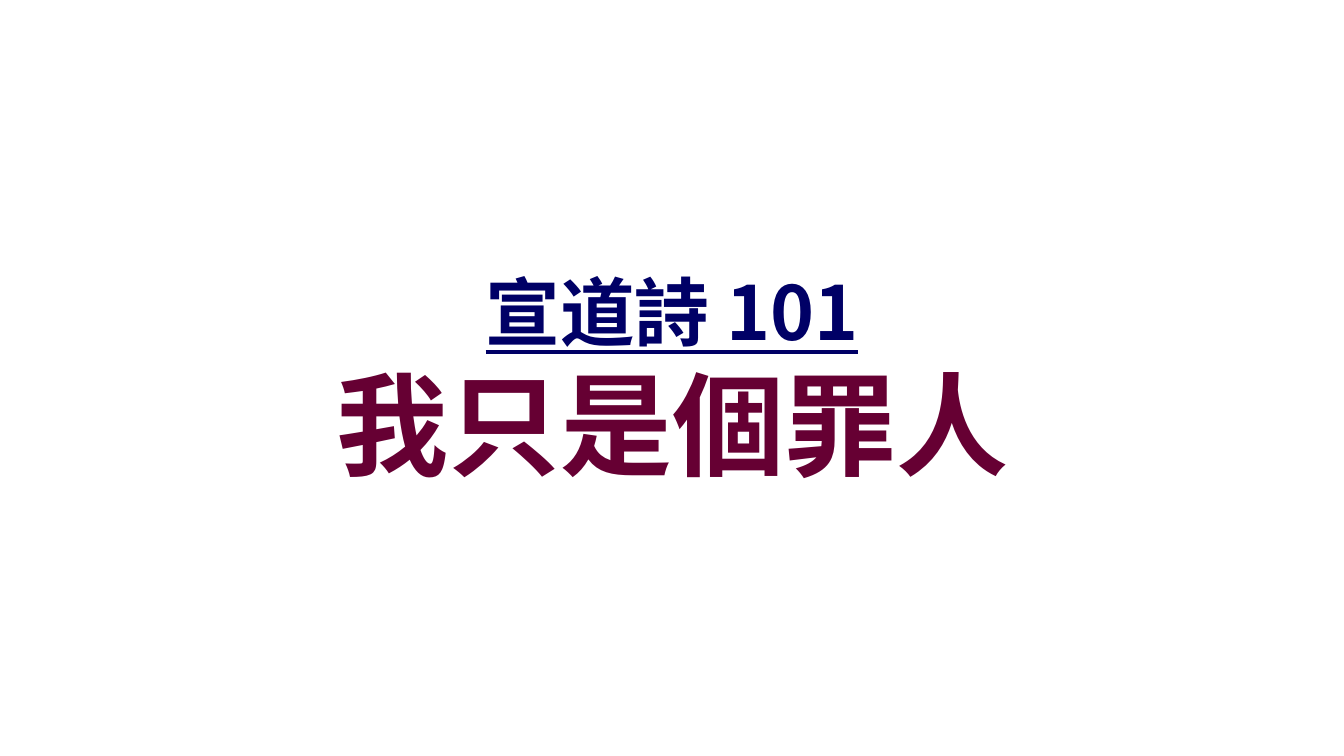
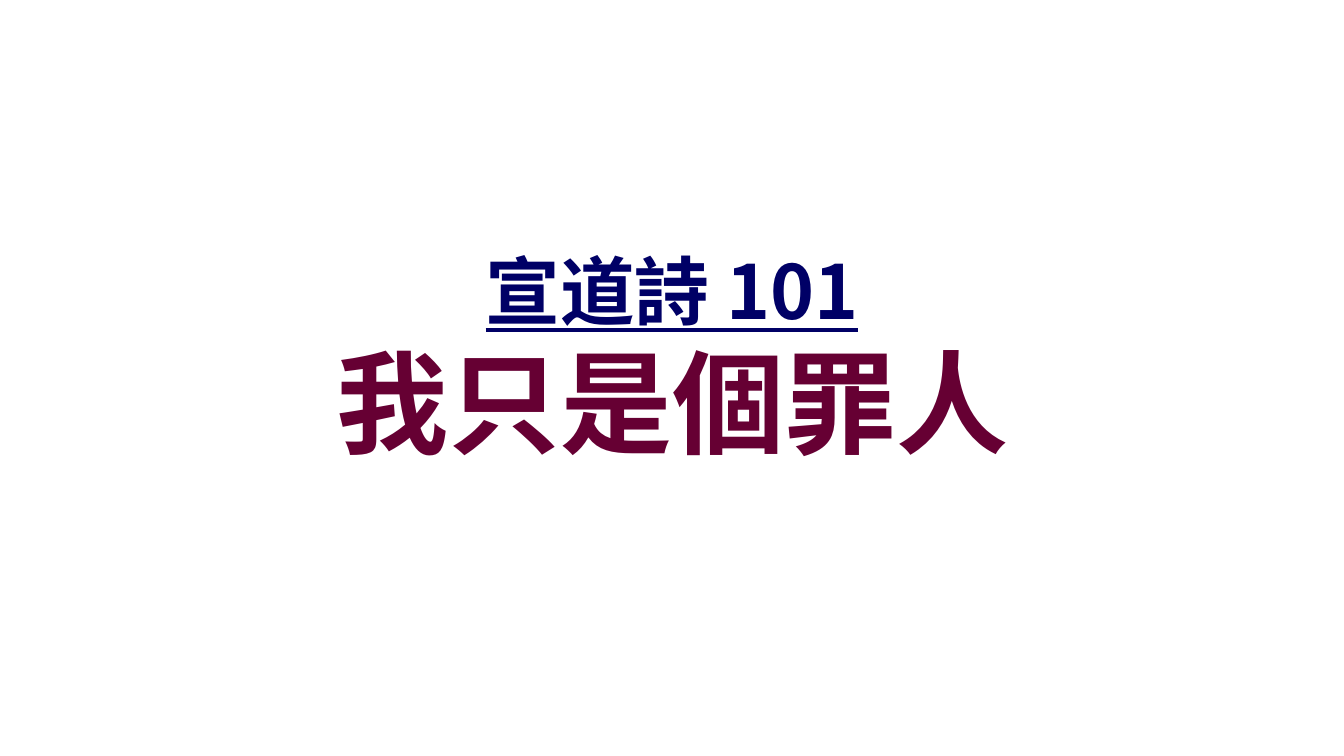
Before and after one commit to batisuoc/other-ppts, a slide deck: slide 19 of 崇拜流程_version02.pptx (slide 18 before the commit). Drawn at 1344x756 pixels with LibreOffice and Linux fonts; fonts in the diff are those of the drawing; background and template pictures are left out. Boxes give left, top, right and bottom in pixels: in the first picture for what was removed or moved away, otherwise in the second. Text is boxed around its words. In the diff, an @@ line names an element or a change of style, - is before the commit and + after.

```diff
--- a/崇拜流程_version02.pptx
+++ b/崇拜流程_version02.pptx
@@ title "宣道詩 101 我只是個罪人": place and size @@
-title "宣道詩 101 我只是個罪人" at (336, 276, 1008, 478)
+title "宣道詩 101 我只是個罪人" at (336, 255, 1008, 456)
```
Also in this commit, not shown: 1 other slide changed, 1 slide added.
